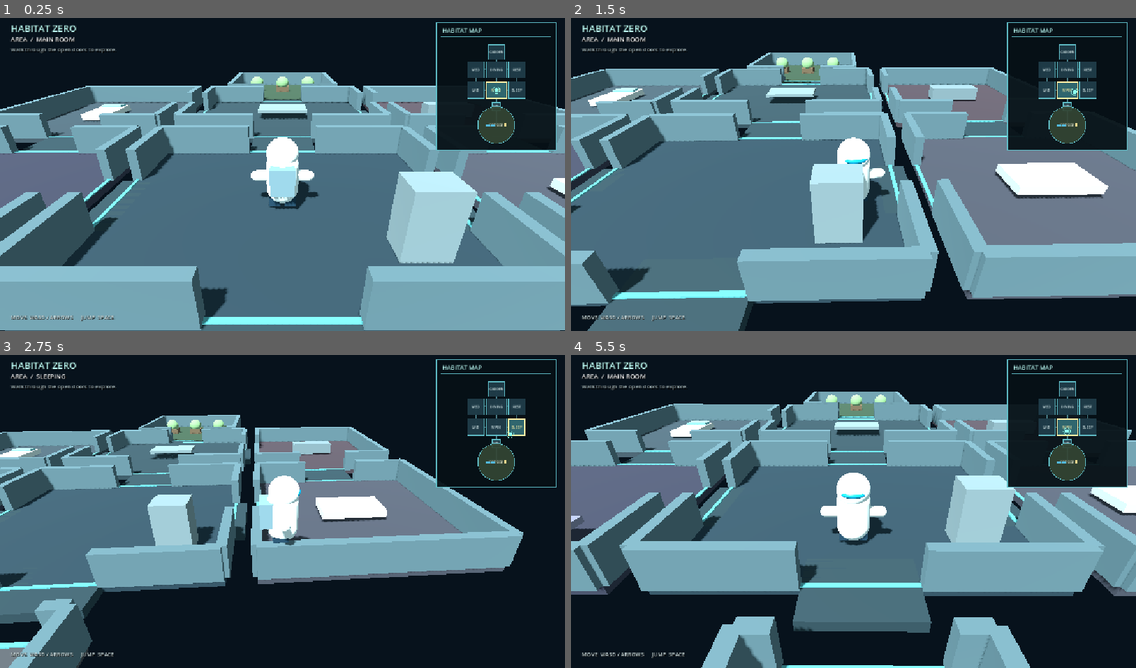
Above: before the commit, frames 1-4 (two rows, left to right).
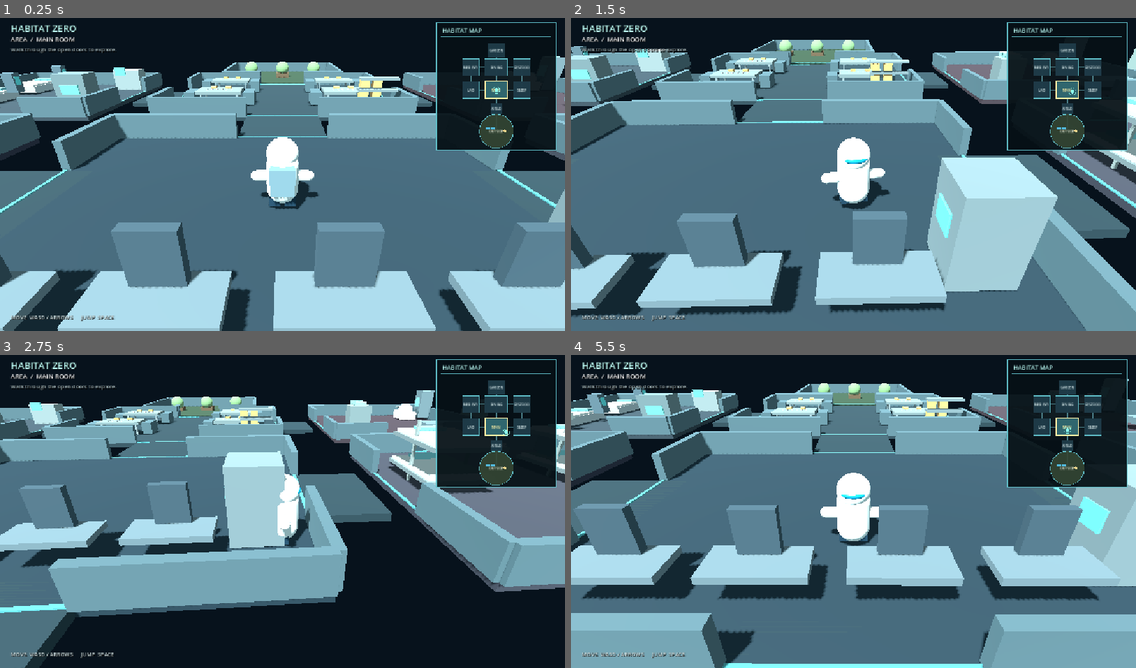
Above: after the commit, the same moments.

Repository: rahejaarya/WAAVES
Game: Godot game, scene res://main.tscn
Same seed, same stepped clock (60 frames per second), same inputs: the game is played once before the commit and once after it.
Inputs:
- Up to frame 1 (0.25 s): no input
- Up to frame 2 (1.5 s): tap Enter at 0.5 s; hold D 0.53-1.28 s; tap Space at 0.77 s; hold S from 1.28 s (still down)
- Up to frame 3 (2.75 s): tap Space at 1.52 s; release S at 2.03 s; hold D from 2.03 s (still down)
- Up to frame 4 (5.5 s): release D at 2.78 s; hold W 2.78-3.53 s; tap Space at 3.02, 3.77, 4.52 s; hold A 3.53-5.03 s; hold S from 5.03 s (still down)

The runs differ from the first frame. In frame 1, 51% of the frame differs, in the area x 0-100%, y 8-100%; in frame 2, 57%; in frame 3, 46%; in frame 4, 60%, in the area x 0-100%, y 7-100%.

Commit message:
Expand habitat rooms and add station furnishings

Diff:
--- a/main.gd
+++ b/main.gd
@@ -5,23 +5,23 @@
 const FLOOR_THICKNESS := 0.3
 const WALL_HEIGHT := 1.15
 const WALL_THICKNESS := 0.32
-const DOOR_WIDTH := 2.8
+const DOOR_WIDTH := 4.4
 
 const ROOMS := [
-	{"id": "main", "title": "MAIN ROOM", "center": Vector2(0, 0), "size": Vector2(10, 8), "doors": ["north", "east", "south", "west"], "floor": Color("#263943")},
-	{"id": "dining", "title": "DINING ROOM", "center": Vector2(0, -10), "size": Vector2(10, 8), "doors": ["north", "east", "south", "west"], "floor": Color("#2a3c43")},
-	{"id": "garden", "title": "GARDEN", "center": Vector2(0, -18.5), "size": Vector2(8, 7), "doors": ["south"], "floor": Color("#334739")},
-	{"id": "med", "title": "MED BAY", "center": Vector2(-10, -10), "size": Vector2(8, 8), "doors": ["east", "south"], "floor": Color("#35434b")},
-	{"id": "lab", "title": "LAB", "center": Vector2(-10, 0), "size": Vector2(8, 8), "doors": ["north", "east"], "floor": Color("#343746")},
-	{"id": "rest", "title": "REST ROOM", "center": Vector2(10, -10), "size": Vector2(8, 8), "doors": ["west", "south"], "floor": Color("#403940")},
-	{"id": "sleep", "title": "SLEEPING", "center": Vector2(10, 0), "size": Vector2(8, 8), "doors": ["north", "west"], "floor": Color("#3d414b")},
-	{"id": "airlock", "title": "AIRLOCK", "center": Vector2(0, 8), "size": Vector2(4, 4), "doors": ["north", "south"], "floor": Color("#43464a")}
+	{"id": "main", "title": "MAIN ROOM", "center": Vector2(0, 0), "size": Vector2(16, 12), "doors": ["north", "east", "south", "west"], "floor": Color("#263943")},
+	{"id": "dining", "title": "DINING ROOM", "center": Vector2(0, -16), "size": Vector2(16, 12), "doors": ["north", "east", "south", "west"], "floor": Color("#2a3c43")},
+	{"id": "garden", "title": "GARDEN", "center": Vector2(0, -28), "size": Vector2(12, 10), "doors": ["south"], "floor": Color("#334739")},
+	{"id": "med", "title": "MEDICAL BAY", "center": Vector2(-18, -16), "size": Vector2(12, 12), "doors": ["east", "south"], "floor": Color("#35434b")},
+	{"id": "lab", "title": "LAB", "center": Vector2(-18, 0), "size": Vector2(12, 12), "doors": ["north", "east"], "floor": Color("#343746")},
+	{"id": "restroom", "title": "RESTROOM", "center": Vector2(18, -16), "size": Vector2(12, 12), "doors": ["west", "south"], "floor": Color("#403940")},
+	{"id": "sleep", "title": "SLEEPING ROOM", "center": Vector2(18, 0), "size": Vector2(12, 12), "doors": ["north", "west"], "floor": Color("#3d414b")},
+	{"id": "airlock", "title": "AIRLOCK", "center": Vector2(0, 13), "size": Vector2(8, 8), "doors": ["north", "south"], "floor": Color("#43464a")}
 ]
 
 const LINKS := [
 	["main", "dining"], ["dining", "garden"], ["dining", "med"],
-	["med", "lab"], ["lab", "main"], ["dining", "rest"],
-	["rest", "sleep"], ["main", "sleep"], ["main", "airlock"]
+	["med", "lab"], ["lab", "main"], ["dining", "restroom"],
+	["restroom", "sleep"], ["main", "sleep"], ["main", "airlock"]
 ]
 
 const ROOM_WALL_COLOR := Color("#506a72")
@@ -47,7 +47,7 @@
 	_build_rooms()
 	_build_corridors()
 	_build_outside()
-	_add_simple_room_props()
+	_add_room_props()
 	_build_camera()
 	_build_hud()
 
@@ -195,13 +195,13 @@
 
 
 func _build_outside() -> void:
-	var outside_center := Vector3(0, -0.17, 17)
+	var outside_center := Vector3(0, -0.17, 29)
 	var surface := StaticBody3D.new()
 	surface.name = "Outside Landing Area"
 	surface.position = outside_center
 	var disc_mesh := CylinderMesh.new()
-	disc_mesh.top_radius = 9.5
-	disc_mesh.bottom_radius = 9.5
+	disc_mesh.top_radius = 12.0
+	disc_mesh.bottom_radius = 12.0
 	disc_mesh.height = 0.34
 	disc_mesh.radial_segments = 40
 	var disc_instance := MeshInstance3D.new()
@@ -210,37 +210,37 @@
 	surface.add_child(disc_instance)
 	var disc_shape := CollisionShape3D.new()
 	var cylinder := CylinderShape3D.new()
-	cylinder.radius = 9.5
+	cylinder.radius = 12.0
 	cylinder.height = 0.34
 	disc_shape.shape = cylinder
 	surface.add_child(disc_shape)
 	world_root.add_child(surface)
 
 	# A low safety rail surrounds the outside pad, with a clear gap back to the airlock.
-	for index in range(32):
-		var angle := TAU * float(index) / 32.0
+	for index in range(40):
+		var angle := TAU * float(index) / 40.0
 		if absf(wrapf(angle - PI, -PI, PI)) < 0.34:
 			continue
-		var rail_position := Vector3(sin(angle) * 9.25, 0.27, 17.0 + cos(angle) * 9.25)
-		_make_box(world_root, "Outside safety rail", rail_position, Vector3(1.85, 0.54, 0.24), Color("#66746d"), angle)
+		var rail_position := Vector3(sin(angle) * 11.7, 0.27, 29.0 + cos(angle) * 11.7)
+		_make_box(world_root, "Outside safety rail", rail_position, Vector3(1.55, 0.54, 0.24), Color("#66746d"), angle)
 
 	_add_solar_panels()
 	_add_satellite_dish()
 
 
 func _add_solar_panels() -> void:
-	for x_position: float in [-4.4, -1.4]:
-		var center := Vector3(x_position, 0.42, 16.2)
+	for x_position: float in [-6.2, -2.4]:
+		var center := Vector3(x_position, 0.42, 27.0)
 		_make_visual_box("Solar panel stand", center - Vector3(0, 0.22, 0), Vector3(0.16, 0.44, 0.16), Color("#8a9996"))
-		_make_visual_box("Solar panel frame", center, Vector3(2.55, 0.16, 1.55), Color("#74838a"))
-		_make_visual_box("Solar panel", center + Vector3(0, 0.1, 0), Vector3(2.37, 0.07, 1.38), Color("#174b65"))
+		_make_visual_box("Solar panel frame", center, Vector3(3.15, 0.16, 1.8), Color("#74838a"))
+		_make_visual_box("Solar panel", center + Vector3(0, 0.1, 0), Vector3(2.97, 0.07, 1.63), Color("#174b65"))
 		for strip in range(1, 4):
-			var line_x := x_position - 0.95 + float(strip - 1) * 0.63
-			_make_visual_box("Solar panel cell line", Vector3(line_x, 0.16, 16.2), Vector3(0.035, 0.025, 1.28), Color("#66cde0"))
+			var line_x := x_position - 1.0 + float(strip - 1) * 0.67
+			_make_visual_box("Solar panel cell line", Vector3(line_x, 0.16, 27.0), Vector3(0.035, 0.025, 1.5), Color("#66cde0"))
 
 
 func _add_satellite_dish() -> void:
-	_make_visual_box("Satellite dish support", Vector3(4.25, 0.72, 17.2), Vector3(0.22, 1.4, 0.22), Color("#aab5b2"))
+	_make_visual_box("Satellite dish support", Vector3(6.0, 0.72, 29.0), Vector3(0.22, 1.4, 0.22), Color("#aab5b2"))
 	var dish_mesh := SphereMesh.new()
 	dish_mesh.radius = 0.95
 	dish_mesh.height = 0.32
@@ -248,25 +248,145 @@
 	dish.name = "Satellite dish"
 	dish.mesh = dish_mesh
 	dish.scale = Vector3(1, 1, 0.72)
-	dish.position = Vector3(4.25, 1.35, 17.2)
+	dish.position = Vector3(6.0, 1.35, 29.0)
 	dish.material_override = _material(Color("#bdc8c1"))
 	world_root.add_child(dish)
-	_make_visual_box("Satellite receiver", Vector3(4.25, 1.48, 17.2), Vector3(0.18, 0.18, 0.5), Color("#526c73"))
-
-
-func _add_simple_room_props() -> void:
-	# Small, non-blocking shapes identify rooms while keeping the layout open for roaming.
-	_make_visual_box("Dining table", Vector3(0, 0.48, -10), Vector3(2.8, 0.18, 1.5), Color("#71858a"))
-	_make_visual_box("Med bay bed", Vector3(-10.7, 0.25, -10), Vector3(1.6, 0.32, 2.5), Color("#b9c5c2"))
-	_make_visual_box("Med bay pillow", Vector3(-10.7, 0.45, -10.8), Vector3(1.25, 0.14, 0.55), Color("#74b8bd"))
-	_make_visual_box("Lab workbench", Vector3(-10, 0.52, 2.25), Vector3(4.0, 0.2, 0.8), Color("#74758a"))
-	_make_visual_box("Rest room couch", Vector3(10, 0.42, -10), Vector3(2.7, 0.7, 0.9), Color("#697d83"))
-	_make_visual_box("Sleeping bunk", Vector3(10, 0.28, 0), Vector3(2.7, 0.3, 1.5), Color("#aeb9b7"))
-	_make_visual_box("Main room air filter", Vector3(3.2, 0.9, 2.1), Vector3(1.2, 1.8, 0.9), Color("#71858a"))
-	_make_visual_box("Air filter screen", Vector3(3.2, 1.05, 1.62), Vector3(0.72, 0.44, 0.06), Color("#63d5dc"))
-	for x_position: float in [-2.2, 0.0, 2.2]:
-		_make_visual_box("Garden planter", Vector3(x_position, 0.22, -18.5), Vector3(1.0, 0.42, 1.0), Color("#655744"))
-		_make_visual_sphere("Garden plant", Vector3(x_position, 0.73, -18.5), 0.52, Color("#7fa777"))
+	_make_visual_box("Satellite receiver", Vector3(6.0, 1.48, 29.0), Vector3(0.18, 0.18, 0.5), Color("#526c73"))
+
+
+func _add_room_props() -> void:
+	_add_med_bay_props()
+	_add_dining_props()
+	_add_restroom_props()
+	_add_lab_props()
+	_add_main_room_props()
+	_add_sleeping_room_props()
+	_add_airlock_props()
+	for x_position: float in [-3.6, 0.0, 3.6]:
+		_make_visual_box("Garden planter", Vector3(x_position, 0.22, -28.0), Vector3(1.45, 0.42, 1.5), Color("#655744"))
+		_make_visual_sphere("Garden plant", Vector3(x_position, 0.95, -28.0), 0.72, Color("#7fa777"))
+
+
+func _add_med_bay_props() -> void:
+	for bed_index in range(2):
+		var bed_z := -18.5 + float(bed_index) * 5.0
+		_make_visual_box("Medical bed frame", Vector3(-21.5, 0.38, bed_z), Vector3(2.35, 0.52, 3.4), Color("#aab8bb"))
+		_make_visual_box("Medical mattress", Vector3(-21.5, 0.69, bed_z), Vector3(2.22, 0.14, 3.27), Color("#d2dcda"))
+		_make_visual_box("Medical pillow", Vector3(-21.5, 0.83, bed_z - 1.22), Vector3(1.45, 0.18, 0.72), Color("#71b8c0"))
+		_make_visual_box("Bedside monitor", Vector3(-19.85, 1.32, bed_z - 1.0), Vector3(0.8, 1.35, 0.65), Color("#536b75"))
+		_make_visual_box("Bed monitor display", Vector3(-19.46, 1.45, bed_z - 1.0), Vector3(0.035, 0.56, 0.43), Color("#62d5d5"))
+	_make_visual_box("Specimen diagnostic analyzer", Vector3(-13.7, 0.85, -19.6), Vector3(2.2, 1.7, 1.35), Color("#87999a"))
+	_make_visual_box("Diagnostic screen", Vector3(-14.15, 1.56, -18.9), Vector3(0.9, 0.64, 0.08), Color("#62d5d5"))
+	for shelf_level in range(3):
+		_make_visual_box("Surgical supply shelf", Vector3(-23.0, 0.55 + float(shelf_level) * 0.63, -11.4), Vector3(3.7, 0.13, 0.72), Color("#71858a"))
+	for kit_index in range(3):
+		_make_visual_box("First aid kit", Vector3(-22.0 + float(kit_index) * 1.05, 0.93, -11.4), Vector3(0.72, 0.45, 0.52), Color("#d3e0dc"))
+		_make_visual_box("First aid marking", Vector3(-22.0 + float(kit_index) * 1.05, 1.17, -11.4), Vector3(0.3, 0.045, 0.08), Color("#d45e58"))
+	_make_visual_box("Life support cabinet", Vector3(-13.5, 1.15, -12.0), Vector3(2.0, 2.25, 1.4), Color("#687e82"))
+	_make_visual_box("Life support status panel", Vector3(-13.5, 1.35, -11.27), Vector3(1.15, 0.58, 0.06), Color("#66d1c7"))
+
+
+func _add_dining_props() -> void:
+	for table_position: Vector2 in [Vector2(-4.4, -18.5), Vector2(4.4, -18.5), Vector2(-4.4, -13.5), Vector2(4.4, -13.5)]:
+		var x := table_position.x
+		var z := table_position.y
+		_make_visual_box("Cafeteria table", Vector3(x, 0.92, z), Vector3(3.1, 0.18, 2.0), Color("#74888a"))
+		for leg_x: float in [-1.25, 1.25]:
+			for leg_z: float in [-0.72, 0.72]:
+				_make_visual_box("Table leg", Vector3(x + leg_x, 0.45, z + leg_z), Vector3(0.12, 0.9, 0.12), Color("#829396"))
+		for seat_offset: float in [-1.0, 1.0]:
+			_make_visual_box("Dining bench", Vector3(x + seat_offset * 2.05, 0.5, z), Vector3(0.72, 0.82, 1.5), Color("#506a72"))
+		for place_offset: float in [-0.52, 0.52]:
+			_make_visual_box("Packaged meal", Vector3(x + place_offset, 1.08, z - 0.35), Vector3(0.36, 0.18, 0.3), Color("#d2a66b"))
+			_make_visual_box("Fork", Vector3(x + place_offset - 0.34, 1.04, z + 0.3), Vector3(0.06, 0.035, 0.42), Color("#c9d4d4"))
+			_make_visual_box("Spoon", Vector3(x + place_offset, 1.04, z + 0.3), Vector3(0.07, 0.035, 0.42), Color("#c9d4d4"))
+			_make_visual_box("Knife", Vector3(x + place_offset + 0.34, 1.04, z + 0.3), Vector3(0.06, 0.035, 0.42), Color("#c9d4d4"))
+	for level in range(3):
+		_make_visual_box("Cafeteria food shelf", Vector3(6.2, 0.55 + float(level) * 0.72, -11.8), Vector3(2.5, 0.14, 0.72), Color("#71858a"))
+	for item in range(4):
+		_make_visual_box("Packaged food storage", Vector3(5.3 + float(item % 2) * 0.8, 0.94 + float(item / 2) * 0.72, -11.8), Vector3(0.55, 0.42, 0.5), Color("#d1a66c"))
+
+
+func _add_restroom_props() -> void:
+	_make_visual_box("Suction toilet base", Vector3(21.5, 0.42, -19.0), Vector3(1.5, 0.72, 1.9), Color("#c2ceca"))
+	_make_visual_sphere("Suction toilet bowl", Vector3(21.5, 0.82, -19.0), 0.72, Color("#e0e7e3"))
+	_make_visual_box("Toilet foot restraints", Vector3(21.5, 1.15, -19.65), Vector3(1.4, 0.12, 0.22), Color("#778b8e"))
+	_make_visual_box("Air suction unit", Vector3(23.3, 1.45, -19.0), Vector3(1.25, 2.6, 1.1), Color("#657c83"))
+	_make_visual_box("Air suction grille", Vector3(22.66, 1.65, -19.0), Vector3(0.055, 0.85, 0.72), Color("#79d1d0"))
+	_make_visual_box("Sponge bath bench", Vector3(21.5, 0.55, -12.3), Vector3(3.5, 0.42, 1.35), Color("#657c83"))
+	_make_visual_box("Bath privacy panel", Vector3(24.0, 1.25, -12.3), Vector3(0.12, 2.5, 3.0), Color("#93a9a5"))
+	_make_visual_box("Wet wipes cabinet", Vector3(14.2, 1.1, -12.0), Vector3(1.65, 2.1, 1.2), Color("#75898b"))
+	for pack in range(3):
+		_make_visual_box("Wet wipes pack", Vector3(14.2, 2.25, -12.65 + float(pack) * 0.48), Vector3(0.85, 0.34, 0.36), Color("#8ed0c8"))
+
+
+func _add_lab_props() -> void:
+	for bench_z: float in [-4.0, 4.0]:
+		_make_visual_box("Laboratory workbench", Vector3(-18.0, 0.92, bench_z), Vector3(7.0, 0.18, 1.5), Color("#74758a"))
+		for leg_x: float in [-3.0, 3.0]:
+			_make_visual_box("Lab bench leg", Vector3(-18.0 + leg_x, 0.45, bench_z), Vector3(0.16, 0.9, 1.25), Color("#66717b"))
+	for microscope_x: float in [-20.2, -18.0, -15.8]:
+		_make_visual_box("Microscope base", Vector3(microscope_x, 1.08, -3.8), Vector3(0.9, 0.12, 0.62), Color("#bcc7c4"))
+		_make_visual_box("Microscope stem", Vector3(microscope_x, 1.52, -3.8), Vector3(0.14, 0.82, 0.16), Color("#aab8b8"))
+		_make_visual_box("Microscope eyepiece", Vector3(microscope_x, 1.94, -3.54), Vector3(0.22, 0.14, 0.52), Color("#536c78"))
+	for sample_x: float in [-20.8, -19.5, -16.5, -15.2]:
+		_make_visual_cylinder("Lunar dust sample jar", Vector3(sample_x, 1.27, 4.0), 0.27, 0.58, Color("#b7b99b"))
+		_make_visual_cylinder("Sample jar cap", Vector3(sample_x, 1.59, 4.0), 0.3, 0.1, Color("#667982"))
+	_make_visual_box("Moonquake seismometer pedestal", Vector3(-18.0, 0.38, 0.0), Vector3(2.7, 0.7, 2.7), Color("#64747d"))
+	_make_visual_box("Seismometer instrument", Vector3(-18.0, 1.12, 0.0), Vector3(1.55, 0.85, 1.5), Color("#a5b0aa"))
+	_make_visual_box("Seismometer display", Vector3(-18.0, 1.62, -0.76), Vector3(0.82, 0.42, 0.06), Color("#69d4c6"))
+	for gear_index in range(4):
+		_make_visual_box("Lab equipment case", Vector3(-21.0 + float(gear_index) * 2.0, 1.24, -4.0), Vector3(0.82, 0.46, 0.7), Color("#89999c"))
+
+
+func _add_main_room_props() -> void:
+	# Console banks stay against the walls to preserve an open central gathering area.
+	for console_x: float in [-5.0, -2.0, 1.0, 4.0]:
+		_make_visual_box("Main room computer desk", Vector3(console_x, 0.82, 4.25), Vector3(2.25, 0.18, 1.05), Color("#667b83"))
+		_make_visual_box("Main room computer", Vector3(console_x, 1.47, 3.95), Vector3(0.95, 1.1, 0.22), Color("#3e535e"))
+		_make_visual_box("Main room computer display", Vector3(console_x, 1.54, 3.82), Vector3(0.75, 0.58, 0.04), Color("#68d4d0"))
+	_make_visual_box("Main room air filter", Vector3(6.2, 1.22, 3.3), Vector3(1.55, 2.4, 1.45), Color("#71858a"))
+	_make_visual_box("Air filter screen", Vector3(5.4, 1.48, 3.3), Vector3(0.06, 0.58, 0.72), Color("#63d5dc"))
+
+
+func _add_sleeping_room_props() -> void:
+	for bunk_x: float in [14.5, 21.5]:
+		for level in range(2):
+			var mattress_y := 0.48 + float(level) * 1.35
+			_make_visual_box("Bunk bed frame", Vector3(bunk_x, mattress_y, -1.1), Vector3(3.0, 0.18, 3.7), Color("#77888b"))
+			_make_visual_box("Bunk bed mattress", Vector3(bunk_x, mattress_y + 0.13, -1.1), Vector3(2.78, 0.18, 3.45), Color("#c1ccca"))
+			_make_visual_box("Bunk bed pillow", Vector3(bunk_x, mattress_y + 0.28, -2.38), Vector3(1.3, 0.16, 0.62), Color("#74b8bd"))
+		for post_x: float in [-1.3, 1.3]:
+			_make_visual_box("Bunk bed post", Vector3(bunk_x + post_x, 1.35, -1.1), Vector3(0.12, 2.7, 0.12), Color("#91a09e"))
+	for shelf_level in range(3):
+		_make_visual_box("Sleeping room shelf", Vector3(22.0, 0.55 + float(shelf_level) * 0.68, 4.0), Vector3(3.6, 0.14, 0.72), Color("#758589"))
+	for storage in range(4):
+		_make_visual_box("Personal storage box", Vector3(20.7 + float(storage % 2) * 1.0, 0.9 + float(storage / 2) * 0.68, 4.0), Vector3(0.72, 0.46, 0.52), Color("#9aa8a3"))
+
+
+func _add_airlock_props() -> void:
+	_make_visual_box("Airlock inner door frame", Vector3(0, 1.45, 9.1), Vector3(5.2, 2.9, 0.24), Color("#879497"))
+	for side: float in [-1.0, 1.0]:
+		_make_visual_box("Airlock inner sliding door", Vector3(side * 1.48, 1.35, 9.28), Vector3(1.25, 2.45, 0.18), Color("#566d75"))
+	_make_visual_box("Airlock outer door frame", Vector3(0, 1.45, 16.9), Vector3(5.2, 2.9, 0.24), Color("#879497"))
+	for side: float in [-1.0, 1.0]:
+		_make_visual_box("Airlock outer sliding door", Vector3(side * 1.48, 1.35, 16.72), Vector3(1.25, 2.45, 0.18), Color("#566d75"))
+	_make_visual_box("Airlock control panel", Vector3(3.0, 1.5, 13.0), Vector3(0.28, 2.3, 0.9), Color("#657e84"))
+	_make_visual_box("Airlock control lights", Vector3(2.83, 1.85, 13.0), Vector3(0.06, 0.62, 0.48), Color("#72d7bf"))
+
+
+func _make_visual_cylinder(cylinder_name: String, cylinder_position: Vector3, radius: float, height: float, color: Color) -> MeshInstance3D:
+	var instance := MeshInstance3D.new()
+	instance.name = cylinder_name
+	var mesh := CylinderMesh.new()
+	mesh.top_radius = radius
+	mesh.bottom_radius = radius
+	mesh.height = height
+	instance.mesh = mesh
+	instance.position = cylinder_position
+	instance.material_override = _material(color)
+	world_root.add_child(instance)
+	return instance
 
 
 func _build_camera() -> void:
@@ -332,7 +452,7 @@
 
 func _room_id_at_player() -> String:
 	var player_position := Vector2(player.global_position.x, player.global_position.z)
-	if player_position.distance_to(Vector2(0, 17)) <= 9.0:
+	if player_position.distance_to(Vector2(0, 29)) <= 11.5:
 		return "outside"
 	for room: Dictionary in ROOMS:
 		var center: Vector2 = room["center"]
--- a/minimap.gd
+++ b/minimap.gd
@@ -1,6 +1,6 @@
 extends Control
 
-const MAP_SCALE := 4.2
+const MAP_SCALE := 2.9
 const PANEL_COLOR := Color(0.025, 0.065, 0.085, 0.94)
 const ROOM_COLOR := Color(0.12, 0.23, 0.28, 0.98)
 const ROOM_OUTLINE := Color(0.38, 0.75, 0.79, 0.95)
@@ -9,21 +9,21 @@
 const ROOM_ACTIVE_OUTLINE := Color("#fff0a6")
 
 const ROOMS := [
-	{"id": "garden", "label": "GARDEN", "center": Vector2(0, -18.5), "size": Vector2(8, 7)},
-	{"id": "dining", "label": "DINING", "center": Vector2(0, -10), "size": Vector2(10, 8)},
-	{"id": "med", "label": "MED", "center": Vector2(-10, -10), "size": Vector2(8, 8)},
-	{"id": "rest", "label": "REST", "center": Vector2(10, -10), "size": Vector2(8, 8)},
-	{"id": "lab", "label": "LAB", "center": Vector2(-10, 0), "size": Vector2(8, 8)},
-	{"id": "main", "label": "MAIN", "center": Vector2(0, 0), "size": Vector2(10, 8)},
-	{"id": "sleep", "label": "SLEEP", "center": Vector2(10, 0), "size": Vector2(8, 8)},
-	{"id": "airlock", "label": "AIRLOCK", "center": Vector2(0, 8), "size": Vector2(4, 4)},
-	{"id": "outside", "label": "OUTSIDE", "center": Vector2(0, 17), "size": Vector2(18, 18)}
+	{"id": "garden", "label": "GARDEN", "center": Vector2(0, -28), "size": Vector2(12, 10)},
+	{"id": "dining", "label": "DINING", "center": Vector2(0, -16), "size": Vector2(16, 12)},
+	{"id": "med", "label": "MED BAY", "center": Vector2(-18, -16), "size": Vector2(12, 12)},
+	{"id": "restroom", "label": "RESTROOM", "center": Vector2(18, -16), "size": Vector2(12, 12)},
+	{"id": "lab", "label": "LAB", "center": Vector2(-18, 0), "size": Vector2(12, 12)},
+	{"id": "main", "label": "MAIN", "center": Vector2(0, 0), "size": Vector2(16, 12)},
+	{"id": "sleep", "label": "SLEEP", "center": Vector2(18, 0), "size": Vector2(12, 12)},
+	{"id": "airlock", "label": "AIRLOCK", "center": Vector2(0, 13), "size": Vector2(8, 8)},
+	{"id": "outside", "label": "OUTSIDE", "center": Vector2(0, 29), "size": Vector2(24, 24)}
 ]
 
 const LINKS := [
 	["main", "dining"], ["dining", "garden"], ["dining", "med"],
-	["med", "lab"], ["lab", "main"], ["dining", "rest"],
-	["rest", "sleep"], ["main", "sleep"], ["main", "airlock"], ["airlock", "outside"]
+	["med", "lab"], ["lab", "main"], ["dining", "restroom"],
+	["restroom", "sleep"], ["main", "sleep"], ["main", "airlock"], ["airlock", "outside"]
 ]
 
 var player: Node3D
@@ -72,9 +72,9 @@
 			draw_string(font, Vector2(rect.position.x, center.y + 3), room["label"], HORIZONTAL_ALIGNMENT_CENTER, rect.size.x, 7, Color("#fff0a6") if is_current_room else Color("#e1f3f3"))
 
 	# Tiny outside markers mirror the solar panels and dish in the world.
-	var solar_left := _to_map(Vector2(-4.2, 17.0), map_center)
-	var solar_right := _to_map(Vector2(-1.5, 17.0), map_center)
-	var dish := _to_map(Vector2(4.2, 17.0), map_center)
+	var solar_left := _to_map(Vector2(-6.2, 27.0), map_center)
+	var solar_right := _to_map(Vector2(-2.4, 27.0), map_center)
+	var dish := _to_map(Vector2(6.0, 29.0), map_center)
 	draw_rect(Rect2(solar_left - Vector2(4, 2), Vector2(8, 4)), Color("#52b9dc"), true)
 	draw_rect(Rect2(solar_right - Vector2(4, 2), Vector2(8, 4)), Color("#52b9dc"), true)
 	draw_circle(dish, 3.0, Color("#f0d68c"))
